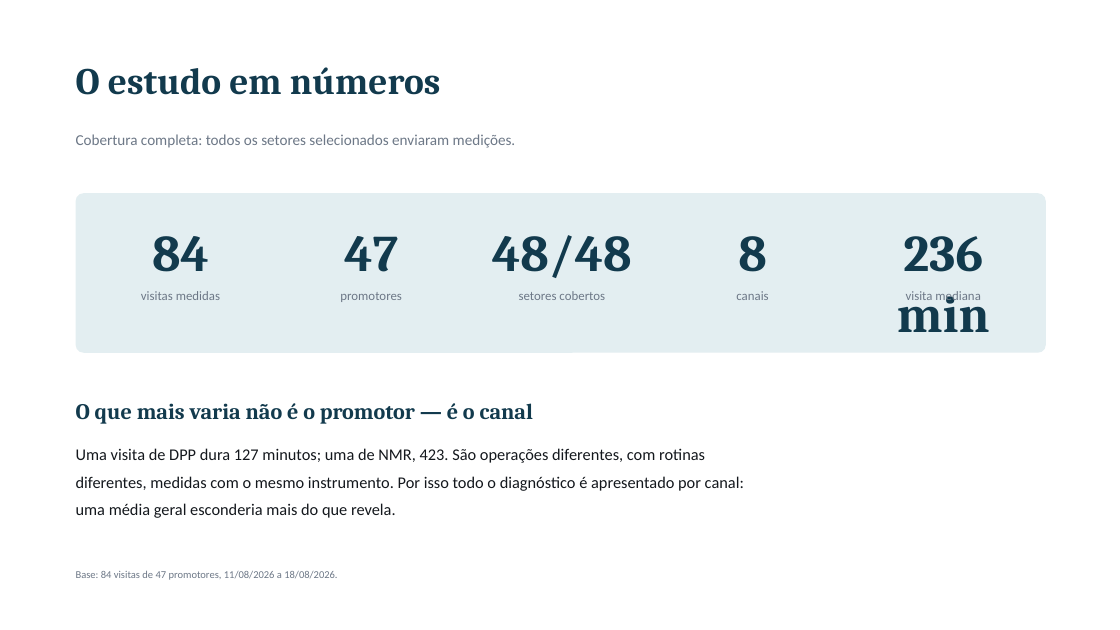
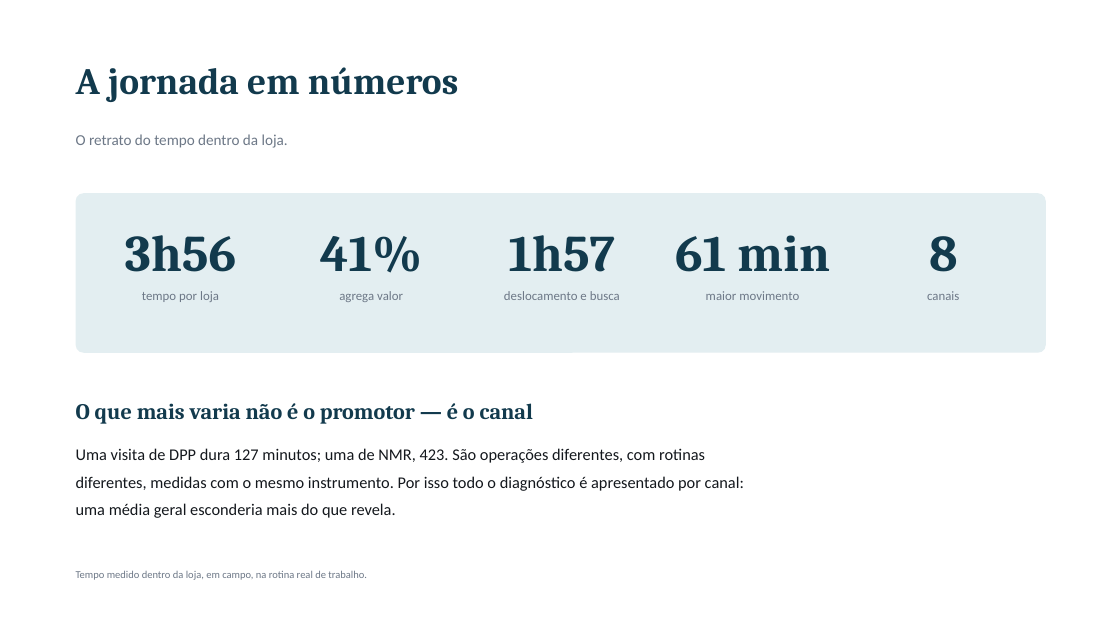
Before and after one commit to SPOTPROMO-PG/Tempos-e-Movimentos, a slide deck: slide 2 of analise/entregaveis/Tempos e Movimentos - Apresentacao.pptx. Drawn at 1120x630 pixels with LibreOffice and Linux fonts; fonts in the diff are those of the drawing. Boxes give left, top, right and bottom in pixels: in the first picture for what was removed or moved away, otherwise in the second. Text is boxed around its words. In the diff, an @@ line names an element or a change of style, - is before the commit and + after.

```diff
--- a/analise/entregaveis/Tempos e Movimentos - Apresentacao.pptx
+++ b/analise/entregaveis/Tempos e Movimentos - Apresentacao.pptx
@@ text at [76, 67, 458, 102]: text changed @@
-O estudo em números
+A jornada em números
@@ text at [76, 134, 288, 148]: text changed @@
-Cobertura completa: todos os setores selecionados enviaram medições.
+O retrato do tempo dentro da loja.
@@ text at [125, 235, 236, 272]: text changed @@
-84
+3h56
@@ text at [320, 236, 422, 273]: text changed @@
-47
+41%
@@ text at [509, 235, 615, 272]: text changed @@
-48/48
+1h57
@@ text at [675, 235, 830, 272]: text changed @@
-8
+61 min
@@ text at [929, 236, 958, 272]: text changed @@
-236 min
+8
@@ text at [142, 291, 219, 302]: text changed @@
-visitas medidas
+tempo por loja
@@ text at [339, 291, 403, 302]: text changed @@
-promotores
+agrega valor
@@ text at [504, 291, 620, 300]: text changed @@
-setores cobertos
+deslocamento e busca
@@ text at [706, 291, 799, 300]: text changed @@
-canais
+maior movimento
@@ text at [927, 291, 959, 300]: text changed @@
-visita mediana
+canais
@@ text at [76, 571, 367, 580]: text changed @@
-Base: 84 visitas de 47 promotores, 11/08/2026 a 18/08/2026.
+Tempo medido dentro da loja, em campo, na rotina real de trabalho.
```
Also in this commit, not shown: 7 other slides changed, 1 slide added, 2 slides removed, 5 other files.
